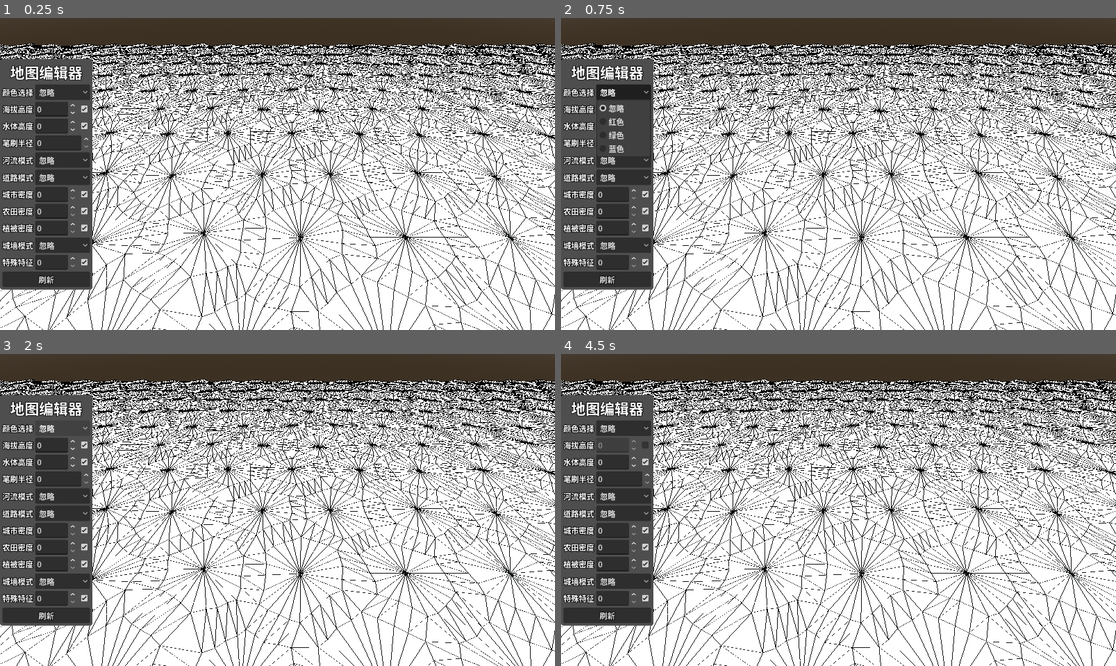
Above: before the commit, frames 1-4 (two rows, left to right).
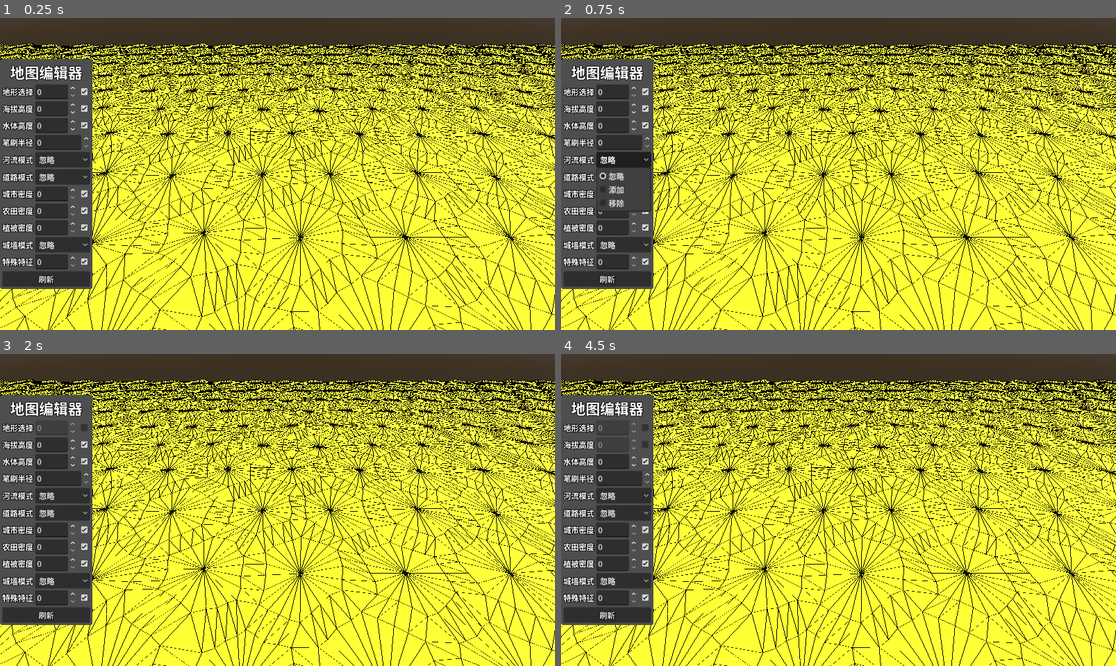
Above: after the commit, the same moments.

Repository: LiGameAcademy/godot_hex_map
Game: Godot game, scene res://scenes/main.tscn
Two runs of this game, one before a commit and one after it. Both use one fixed random seed, a clock stepped at 60 frames per second and the inputs below.
Inputs (mouse positions are in pixels of both pictures, inside the frame that each line leads up to):
- Up to frame 1 (0.25 s): no input
- Up to frame 2 (0.75 s): click "忽略" at 0.5 s
- Up to frame 3 (2 s): click (83, 428) at 1.27 s
- Up to frame 4 (4.5 s): click "忽略" at 2 s; click "忽略" at 2.75 s; click "忽略" at 3.5 s; click (644, 444) at 4.25 s

The runs differ from the first frame. In frame 1, 67% of the frame differs, in the area x 0-100%, y 8-100%; in frame 2, 67%; in frame 3, 67%; in frame 4, 67%.

Commit message:
47-存档：地形类型索引

Diff:
--- a/prefabs/hex_grid.gd
+++ b/prefabs/hex_grid.gd
@@ -8,6 +8,7 @@
 @export var noise: FastNoiseLite
 
 @export var hash_seed: int = 0
+@export var color_config: HexColorConfig
 
 var cells: Array[HexCell] = []
 var chunks: Array[HexGridChunk] = []
@@ -20,7 +21,10 @@
 func _ready() -> void:
 	HexMetrics.noise = noise
 	HexMetrics.initialize_hash_grid(hash_seed)
-
+	if is_instance_valid(color_config) and color_config.colors.size() > 0:
+		HexMetrics.colors = color_config.colors.duplicate()
+	else:
+		push_error("color_config is not set")
 	cell_count_x = chunk_count_x * HexMetrics.CHUNK_SIZE_X
 	cell_count_z = chunk_count_z * HexMetrics.CHUNK_SIZE_Z
 
@@ -60,7 +64,9 @@
 	cell.coordinates = HexCoordinates.from_offset(x, z)
 	_add_cell_to_chunk(x, z, cell)
 
-	cell.color = Color.WHITE  # 默认白色，后续可改为可配置的 default_color
+	#cell.color = Color.WHITE  # 默认白色，后续可改为可配置的 default_color
+	cell.terrain_type_index = 0
+
 	var pos := Vector3.ZERO
 	pos.x = (cell.coordinates.x + cell.coordinates.z * 0.5) * (HexMetrics.INNER_RADIUS * 2.0)
 	pos.z = cell.coordinates.z * (HexMetrics.OUTER_RADIUS * 1.5)
--- a/prefabs/hex_grid.tscn
+++ b/prefabs/hex_grid.tscn
@@ -2,8 +2,13 @@
 
 [ext_resource type="Script" uid="uid://be8m8v571wab5" path="res://prefabs/hex_grid.gd" id="1_mmo8j"]
 [ext_resource type="FastNoiseLite" uid="uid://c438wsitnm4cr" path="res://resources/textures/hex_noise.tres" id="2_rk35d"]
+[ext_resource type="Script" uid="uid://bigfmqqqa1gqj" path="res://scripts/hex_color_config.gd" id="3_rk35d"]
+
+[sub_resource type="Resource" id="Resource_hfxtd"]
+script = ExtResource("3_rk35d")
+metadata/_custom_type_script = "uid://bigfmqqqa1gqj"
 
 [node name="HexGrid" type="Node3D" unique_id=258472898]
 script = ExtResource("1_mmo8j")
 noise = ExtResource("2_rk35d")
-hash_seed = null
+color_config = SubResource("Resource_hfxtd")
--- a/scenes/main.tscn
+++ b/scenes/main.tscn
@@ -37,7 +37,6 @@
 [node name="HexMapEditor" type="Node" parent="." unique_id=1904008612 node_paths=PackedStringArray("hex_grid")]
 script = ExtResource("2_0wfyh")
 hex_grid = NodePath("../HexGrid")
-disable_color = true
 metadata/_custom_type_script = "uid://dmgota36soris"
 
 [node name="UILayer" type="CanvasLayer" parent="." unique_id=207554144]
--- a/scripts/hex_cell.gd
+++ b/scripts/hex_cell.gd
@@ -14,8 +14,18 @@
 
 ## 颜色，用于整张 Mesh 的顶点色
 var color: Color = Color.WHITE:
-	set(value):
-		color = value
+	get:
+		if terrain_type_index >= 0 and terrain_type_index < HexMetrics.colors.size():
+			return HexMetrics.colors[terrain_type_index]
+		return Color.WHITE
+	set(_value):
+		assert(false, "color is read only")
+
+var terrain_type_index: int = 0:
+	set(value):
+		if terrain_type_index == value:
+			return
+		terrain_type_index = value
 		_refresh()
 ## 海拔高度
 var elevation : int = 0:
--- /dev/null
+++ b/scripts/hex_color_config.gd
@@ -0,0 +1,11 @@
+extends Resource
+class_name HexColorConfig
+
+@export var colors: Array[Color] = [
+	Color.YELLOW,
+	Color.GREEN,
+	Color.BLUE,
+	Color.ORANGE,
+	Color.RED,
+	Color.BROWN
+]
--- a/scripts/hex_feature_manager.gd
+++ b/scripts/hex_feature_manager.gd
@@ -1,3 +1,4 @@
+@tool
 extends Node3D
 class_name HexFeatureManager
 
--- a/scripts/hex_map_editor.gd
+++ b/scripts/hex_map_editor.gd
@@ -14,14 +14,16 @@
 }
 @export var hex_grid: HexGrid
 # 可以在编辑器中编辑颜色
-@export var colors : Dictionary[StringName, Color] = {
-	"红色": Color.RED,
-	"绿色": Color.GREEN,
-	"蓝色": Color.BLUE
-}
-
-@export var active_color: int = 0 # 默认画笔红色
-@export var disable_color : bool = false
+#@export var colors : Dictionary[StringName, Color] = {
+	#"红色": Color.RED,
+	#"绿色": Color.GREEN,
+	#"蓝色": Color.BLUE
+#}
+
+#@export var active_color: int = 0 # 默认画笔红色
+#@export var disable_color : bool = false
+@export var active_terrain_type_index: int = 0
+@export var apply_terrain_type_index : bool = true
 ## 当前海拔等级
 @export var active_elevation: int = 0
 @export var disable_elevation : bool = false
@@ -46,8 +48,10 @@
 var _is_drag: bool = false
 var _drag_direction: HexCell.HexDirection
 
-signal active_color_changed(color: Color)
-signal color_disable_changed()
+#signal active_color_changed(color: Color)
+#signal color_disable_changed()
+signal active_terrain_type_changed(index: int)
+signal apply_terrain_type_changed()
 signal active_elevation_changed(elevation: int)
 signal elevation_disable_changed()
 signal brush_radius_changed(radius: int)
@@ -89,17 +93,29 @@
 			#KEY_Q: active_elevation -= 1
 			#KEY_E: active_elevation += 1
 
-func set_active_color(color: int) -> void:
-	if active_color == color:
-		return
-	active_color = color
-	active_color_changed.emit(color)
-
-func set_disable_color(disable: bool) -> void:
-	if disable_color == disable:
-		return
-	disable_color = disable
-	color_disable_changed.emit()
+#func set_active_color(color: int) -> void:
+	#if active_color == color:
+		#return
+	#active_color = color
+	#active_color_changed.emit(color)
+#
+#func set_disable_color(disable: bool) -> void:
+	#if disable_color == disable:
+		#return
+	#disable_color = disable
+	#color_disable_changed.emit()
+
+func set_terrain_type_index(index: int) -> void:
+	if active_terrain_type_index == index:
+		return
+	active_terrain_type_index = index
+	active_terrain_type_changed.emit(index)
+
+func set_apply_terrain_type_index(enabled : bool) -> void:
+	if apply_terrain_type_index == enabled:
+		return
+	apply_terrain_type_index = enabled
+	apply_terrain_type_changed.emit()
 
 func set_active_elevation(elevation: int) -> void:
 	if active_elevation == elevation:
@@ -292,8 +308,10 @@
 			if other_cell != null:
 				other_cell.add_road(_drag_direction)
 
-	if not disable_color:
-		cell.color = colors.values()[active_color]
+	#if not disable_color:
+		#cell.color = colors.values()[active_color]
+	if apply_terrain_type_index:
+		cell.terrain_type_index = active_terrain_type_index
 	if not disable_elevation:
 		cell.elevation = active_elevation
 	if not disable_water_level:
--- a/scripts/hex_metrics.gd
+++ b/scripts/hex_metrics.gd
@@ -68,6 +68,7 @@
 const BRIDGE_DESIGN_LENGTH: float = 7.0
 
 static var noise: FastNoiseLite
+static var colors: Array[Color] = []
 
 static var _hash_grid: Array[HexHash] = []
 
--- a/ui/hex_map_editor_panel.gd
+++ b/ui/hex_map_editor_panel.gd
@@ -1,6 +1,8 @@
 extends MarginContainer
 
-@onready var option_button_color: OptionButton = %OptionButtonColor
+#@onready var option_button_color: OptionButton = %OptionButtonColor
+@onready var spin_box_terrain_type: SpinBox = %SpinBoxTerrainType
+@onready var check_box_terrain_type: CheckBox = %CheckBoxTerrainType
 @onready var spin_box_elevation: SpinBox = %SpinBoxElevation
 @onready var check_box_elevation: CheckBox = %CheckBoxElevation
 @onready var spin_box_brush_size: SpinBox = %SpinBoxBrushSize
@@ -29,14 +31,16 @@
 		return
 
 	# 1）初始化 UI 为逻辑层当前状态
-	option_button_color.clear()
-	option_button_color.add_item("忽略")
-	for color_name in editor.colors:
-		option_button_color.add_item(color_name)
-	if editor.disable_color:
-		option_button_color.selected = 0
-	else:
-		option_button_color.selected = editor.active_color + 1
+	#option_button_color.clear()
+	#option_button_color.add_item("忽略")
+	#for color_name in editor.colors:
+		#option_button_color.add_item(color_name)
+	#if editor.disable_color:
+		#option_button_color.selected = 0
+	#else:
+		#option_button_color.selected = editor.active_color + 1
+	spin_box_terrain_type.value = editor.active_terrain_type_index
+	check_box_terrain_type.button_pressed = editor.apply_terrain_type_index
 	spin_box_elevation.value = editor.active_elevation
 	check_box_elevation.button_pressed = not editor.disable_elevation
 	spin_box_brush_size.value = editor.brush_radius
@@ -63,12 +67,21 @@
 	editor.river_mode_changed.connect(_on_editor_river_mode_changed)
 	editor.road_mode_changed.connect(_on_editor_road_mode_changed)
 
-	option_button_color.item_selected.connect(
-		func(index : int) -> void:
-			if index == 0:
-				editor.set_disable_color(true)
-			else:
-				editor.set_active_color(index - 1)
+	#option_button_color.item_selected.connect(
+		#func(index : int) -> void:
+			#if index == 0:
+				#editor.set_disable_color(true)
+			#else:
+				#editor.set_active_color(index - 1)
+	#)
+	spin_box_terrain_type.value_changed.connect(
+		func(value: float) -> void:
+			editor.set_terrain_type_index(int(value))
+	)
+	check_box_terrain_type.toggled.connect(
+		func(toggled_on: bool) -> void:
+			editor.set_apply_terrain_type_index(toggled_on)
+			spin_box_terrain_type.editable = toggled_on
 	)
 	spin_box_elevation.value_changed.connect(
 		func(value: float) -> void:
--- a/ui/hex_map_editor_panel.tscn
+++ b/ui/hex_map_editor_panel.tscn
@@ -56,21 +56,16 @@
 layout_mode = 2
 theme_override_colors/font_outline_color = Color(0, 0, 0, 1)
 theme_override_constants/outline_size = 5
-text = "颜色选择"
-
-[node name="OptionButtonColor" type="OptionButton" parent="MarginContainer/VBoxContainer/MarginContainer/HBoxContainer" unique_id=712971756]
-unique_name_in_owner = true
-layout_mode = 2
-size_flags_horizontal = 3
-item_count = 4
-popup/item_0/text = "忽略"
-popup/item_0/id = 0
-popup/item_1/text = "红色"
-popup/item_1/id = 1
-popup/item_2/text = "绿色"
-popup/item_2/id = 2
-popup/item_3/text = "蓝色"
-popup/item_3/id = 3
+text = "地形选择"
+
+[node name="SpinBoxTerrainType" type="SpinBox" parent="MarginContainer/VBoxContainer/MarginContainer/HBoxContainer" unique_id=1743854604]
+unique_name_in_owner = true
+layout_mode = 2
+
+[node name="CheckBoxTerrainType" type="CheckBox" parent="MarginContainer/VBoxContainer/MarginContainer/HBoxContainer" unique_id=1778780945]
+unique_name_in_owner = true
+layout_mode = 2
+button_pressed = true
 
 [node name="MarginContainer2" type="MarginContainer" parent="MarginContainer/VBoxContainer" unique_id=903911345]
 layout_mode = 2
Not shown, added: scripts/hex_color_config.gd.uid
